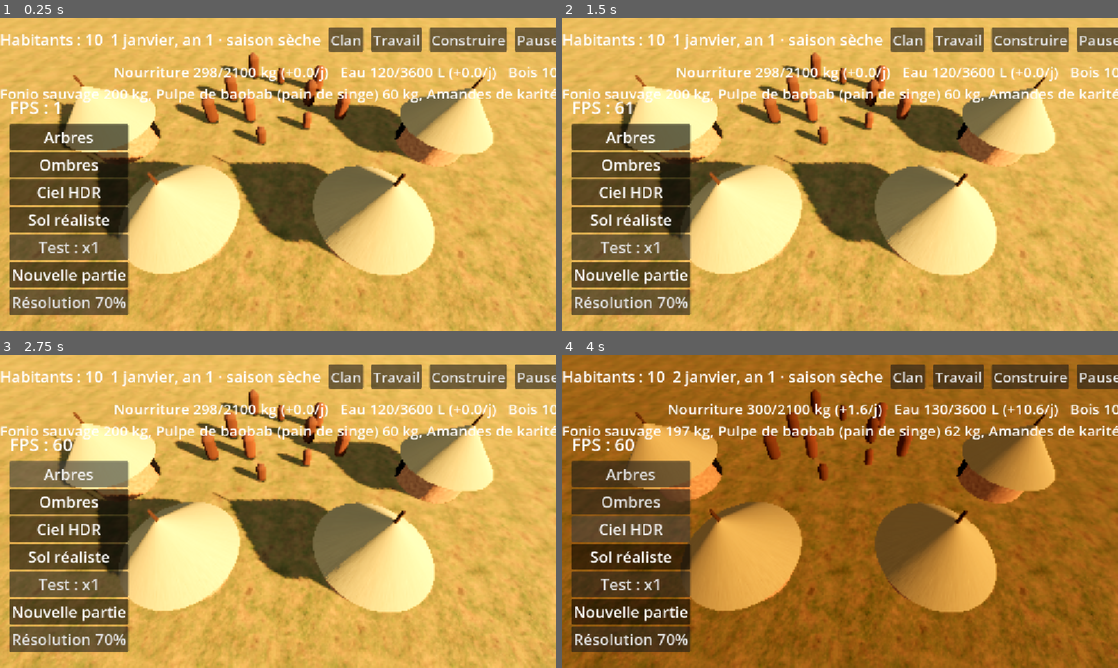
Above: before the commit, frames 1-4 (two rows, left to right).
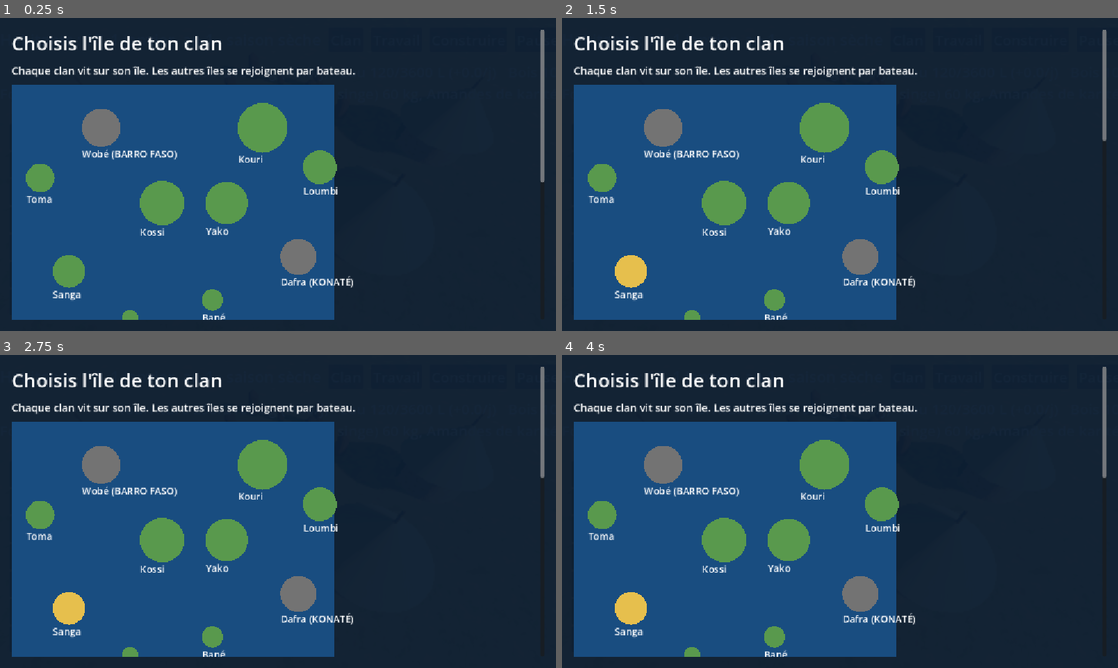
Above: after the commit, the same moments.

Repository: barroapk/faso-kanou
Game: Godot game, scene res://scenes/main.tscn
Two runs of this game, one before a commit and one after it. Both use one fixed random seed, a clock stepped at 60 frames per second and the inputs below. A sky picture missing from this copy of the repository is replaced by a grey-blue gradient.
Inputs:
- Up to frame 1 (0.25 s): no input
- Up to frame 2 (1.5 s): click "Nouvelle partie" at 0.5 s; click "Nouvelle partie" at 1.25 s
- Up to frame 3 (2.75 s): click "Arbres" at 2 s
- Up to frame 4 (4 s): click "Ombres" at 2.75 s; click "Ciel HDR" at 3.5 s

The runs differ from the first frame. In frame 1, 100% of the frame differs, in the area x 0-100%, y 0-100%; in frame 2, 100%; in frame 3, 100%; in frame 4, 100%.

Commit message:
v0.3.16 C : dix îles et écran de choix de l'île

Diff:
--- a/data/iles.json
+++ b/data/iles.json
@@ -55,6 +55,42 @@
       "littoral": {"baies": 3, "port_naturel": false},
       "richesse": {"bois": 1.5, "chasse": 1.3, "cueillette": 1.2, "pierre": 0.7, "argile": 1.1, "fer": 0.5, "or": 0.3, "sel": 0.2, "poisson": 1.2},
       "clan": "konate"
+    },
+    "toma": {
+      "nom": "Île de Toma", "forme": "delta plat de bras d'eau et de mangroves", "relief": "plaine inondable",
+      "carte": {"x": 80.0, "z": 260.0},
+      "surface_ha": 500000, "cultivable_ha": 210000, "fertilite": 1.15, "pluie_mm": 1150, "ruissellement": 0.05,
+      "eau_douce": {"rivieres": 5, "sources": 1, "nappe": "affleurante"},
+      "littoral": {"baies": 4, "port_naturel": false},
+      "richesse": {"bois": 0.8, "chasse": 0.7, "cueillette": 1.0, "pierre": 0.2, "argile": 1.5, "fer": 0.2, "or": 0.1, "sel": 1.0, "poisson": 1.5},
+      "clan": ""
+    },
+    "yako": {
+      "nom": "Île de Yako", "forme": "grande savane herbeuse, quelques collines", "relief": "savane ondulée",
+      "carte": {"x": 600.0, "z": 330.0},
+      "surface_ha": 1100000, "cultivable_ha": 380000, "fertilite": 0.9, "pluie_mm": 700, "ruissellement": 0.12,
+      "eau_douce": {"rivieres": 1, "sources": 2, "nappe": "moyenne"},
+      "littoral": {"baies": 1, "port_naturel": false},
+      "richesse": {"bois": 0.7, "chasse": 1.5, "cueillette": 0.9, "pierre": 0.9, "argile": 1.0, "fer": 0.7, "or": 0.4, "sel": 0.5, "poisson": 0.6},
+      "clan": ""
+    },
+    "kassa": {
+      "nom": "Îles de Kassa", "forme": "chapelet de petites îles rocheuses reliées à marée basse", "relief": "rochers et criques",
+      "carte": {"x": 330.0, "z": 650.0},
+      "surface_ha": 160000, "cultivable_ha": 35000, "fertilite": 0.8, "pluie_mm": 800, "ruissellement": 0.15,
+      "eau_douce": {"rivieres": 0, "sources": 3, "nappe": "moyenne"},
+      "littoral": {"baies": 9, "port_naturel": true},
+      "richesse": {"bois": 0.4, "chasse": 0.4, "cueillette": 0.7, "pierre": 1.5, "argile": 0.4, "fer": 0.3, "or": 0.2, "sel": 1.4, "poisson": 1.9},
+      "clan": ""
+    },
+    "loumbi": {
+      "nom": "Île de Loumbi", "forme": "haute île de forêt dense, falaises au nord", "relief": "hauteurs boisées",
+      "carte": {"x": 860.0, "z": 230.0},
+      "surface_ha": 700000, "cultivable_ha": 200000, "fertilite": 1.2, "pluie_mm": 1250, "ruissellement": 0.14,
+      "eau_douce": {"rivieres": 3, "sources": 6, "nappe": "peu profonde"},
+      "littoral": {"baies": 1, "port_naturel": false},
+      "richesse": {"bois": 1.7, "chasse": 1.2, "cueillette": 1.5, "pierre": 1.0, "argile": 0.8, "fer": 0.8, "or": 0.5, "sel": 0.1, "poisson": 0.8},
+      "clan": ""
     }
   }
 }
--- a/scripts/core/civilisation.gd
+++ b/scripts/core/civilisation.gd
@@ -39,6 +39,7 @@
 var caravanes
 var agriculture
 var ile_joueur := ""
+var ile_confirmee := false   # faux : l'écran de choix de l'île s'affiche
 
 func _ready() -> void:
     if not _charger(FICHIER) and not _charger(FICHIER + ".bak"):
@@ -152,6 +153,7 @@
 # Le joueur choisit son île parmi les îles libres (les rivaux ont déjà la leur).
 func nouvelle_partie(ile := "") -> void:
     ile_joueur = ile
+    ile_confirmee = ile != ""
     _nouvelle()
     _brancher()
     sauvegarder()
@@ -243,6 +245,7 @@
         "caravanes": caravanes.vers_dict(),
         "agriculture": agriculture.vers_dict(),
         "ile_joueur": ile_joueur,
+        "ile_confirmee": ile_confirmee,
     }
     var f := FileAccess.open(DOSSIER + FICHIER + ".tmp", FileAccess.WRITE)
     if f == null:
@@ -279,6 +282,7 @@
     caravanes.depuis_dict(donnees.get("caravanes", {}))
     agriculture.depuis_dict(donnees.get("agriculture", {}))
     ile_joueur = str(donnees.get("ile_joueur", agriculture.ile_id))
+    ile_confirmee = bool(donnees.get("ile_confirmee", true))
     _installer_ile()
     if donnees.has("voisins"):
         voisins = []
--- a/scripts/interface/bandeau.gd
+++ b/scripts/interface/bandeau.gd
@@ -104,6 +104,8 @@
     Civilisation.marche.evenement.connect(_afficher_message)
     Civilisation.caravanes.evenement.connect(_afficher_message)
     Civilisation.agriculture.evenement.connect(_afficher_message)
+    if not Civilisation.ile_confirmee:
+        add_child.call_deferred(preload("res://scripts/interface/choix_ile.gd").new())
     for c in Civilisation.voisins:
         c.evenement.connect(_afficher_message)
 
--- /dev/null
+++ b/scripts/interface/choix_ile.gd
@@ -0,0 +1,171 @@
+extends CanvasLayer
+
+# Écran de choix de l'île (v0.3.16 C).
+# Montré au début d'une nouvelle partie : carte de l'archipel, propriétés de
+# chaque île libre, avantages et difficultés, puis confirmation.
+# Les îles des rivaux (BARRO FASO, KONATÉ) sont sur la carte mais pas au choix.
+
+const NOMS_CLANS := {"barro_faso": "BARRO FASO", "konate": "KONATÉ"}
+
+var iles := {}
+var choix := ""
+var carte: Control
+var details: Label
+var bouton_ok: Button
+var liste: VBoxContainer
+
+func _ready() -> void:
+    layer = 20
+    iles = Civilisation.agriculture.catalogue_iles()
+    Civilisation.temps.vitesse = 0
+    var fond := ColorRect.new()
+    fond.color = Color(0.05, 0.12, 0.2, 0.97)
+    fond.set_anchors_and_offsets_preset(Control.PRESET_FULL_RECT)
+    add_child(fond)
+    var defil := ScrollContainer.new()
+    defil.set_anchors_and_offsets_preset(Control.PRESET_FULL_RECT)
+    defil.offset_left = 24
+    defil.offset_right = -24
+    defil.offset_top = 24
+    defil.offset_bottom = -24
+    add_child(defil)
+    var boite := VBoxContainer.new()
+    boite.size_flags_horizontal = Control.SIZE_EXPAND_FILL
+    boite.add_theme_constant_override("separation", 14)
+    defil.add_child(boite)
+    boite.add_child(_label("Choisis l'île de ton clan", 40))
+    boite.add_child(_label("Chaque clan vit sur son île. Les autres îles se rejoignent par bateau.", 22))
+    carte = Control.new()
+    carte.custom_minimum_size = Vector2(0, 520)
+    carte.draw.connect(_dessiner_carte)
+    carte.gui_input.connect(_toucher_carte)
+    boite.add_child(carte)
+    liste = VBoxContainer.new()
+    liste.add_theme_constant_override("separation", 8)
+    boite.add_child(liste)
+    for id in Civilisation.iles_au_choix():
+        var b := Button.new()
+        b.text = "%s — %s" % [iles[id]["nom"], iles[id]["forme"]]
+        b.add_theme_font_size_override("font_size", 24)
+        b.pressed.connect(_choisir.bind(id))
+        liste.add_child(b)
+    details = _label("Touche une île pour voir ses propriétés.", 24)
+    details.autowrap_mode = TextServer.AUTOWRAP_WORD_SMART
+    boite.add_child(details)
+    bouton_ok = Button.new()
+    bouton_ok.text = "Commencer sur cette île"
+    bouton_ok.disabled = true
+    bouton_ok.add_theme_font_size_override("font_size", 30)
+    bouton_ok.pressed.connect(_confirmer)
+    boite.add_child(bouton_ok)
+
+func _label(t: String, taille: int) -> Label:
+    var l := Label.new()
+    l.text = t
+    l.add_theme_font_size_override("font_size", taille)
+    return l
+
+# ---------- Carte ----------
+
+func _echelle() -> float:
+    return minf(carte.size.x / 900.0, carte.size.y / 700.0)
+
+func _position(ile: Dictionary) -> Vector2:
+    var e := _echelle()
+    return Vector2(float(ile["carte"]["x"]), float(ile["carte"]["z"])) * e
+
+func _rayon(ile: Dictionary) -> float:
+    # Rayon proportionnel à la vraie surface (1 ha = 0,01 km²).
+    return sqrt(float(ile["surface_ha"]) / 100.0 / PI) * _echelle()
+
+func _dessiner_carte() -> void:
+    carte.draw_rect(Rect2(Vector2.ZERO, Vector2(900, 700) * _echelle()), Color(0.1, 0.3, 0.5))
+    var police := ThemeDB.fallback_font
+    for id in iles:
+        var ile: Dictionary = iles[id]
+        var rival := str(ile.get("clan", "")) != ""
+        var couleur := Color(0.45, 0.45, 0.45) if rival else Color(0.35, 0.6, 0.3)
+        if id == choix:
+            couleur = Color(0.9, 0.75, 0.3)
+        var p := _position(ile)
+        carte.draw_circle(p, _rayon(ile), couleur)
+        var nom: String = ile["nom"].replace("Île de ", "").replace("Îles de ", "")
+        if rival:
+            nom += " (" + NOMS_CLANS.get(ile["clan"], ile["clan"]) + ")"
+        carte.draw_string(police, p + Vector2(-_rayon(ile), _rayon(ile) + 22), nom, HORIZONTAL_ALIGNMENT_LEFT, -1, 20, Color.WHITE)
+
+func _toucher_carte(ev: InputEvent) -> void:
+    var appui: bool = (ev is InputEventMouseButton and ev.pressed) or (ev is InputEventScreenTouch and ev.pressed)
+    if not appui:
+        return
+    for id in Civilisation.iles_au_choix():
+        if ev.position.distance_to(_position(iles[id])) <= _rayon(iles[id]) + 20.0:
+            _choisir(id)
+            return
+
+# ---------- Choix ----------
+
+func _choisir(id: String) -> void:
+    choix = id
+    details.text = _description(id)
+    bouton_ok.disabled = false
+    bouton_ok.text = "Commencer : %s" % iles[id]["nom"]
+    carte.queue_redraw()
+
+func _niveau(v: float) -> String:
+    if v >= 1.4:
+        return "très riche"
+    if v >= 1.1:
+        return "riche"
+    if v >= 0.8:
+        return "moyen"
+    if v >= 0.5:
+        return "pauvre"
+    return "très pauvre"
+
+func _description(id: String) -> String:
+    var i: Dictionary = iles[id]
+    var r: Dictionary = i["richesse"]
+    var e: Dictionary = i["eau_douce"]
+    var l: Dictionary = i["littoral"]
+    var t := "%s\n%s ; relief : %s.\n\n" % [i["nom"], i["forme"], i["relief"]]
+    t += "Surface : %s km² ; terres cultivables : %s ha.\n" % [_nombre(float(i["surface_ha"]) / 100.0), _nombre(float(i["cultivable_ha"]))]
+    t += "Fertilité : %s ; pluie : %d mm par an.\n" % [_niveau(float(i["fertilite"])), int(i["pluie_mm"])]
+    t += "Eau douce : %d rivière(s), %d source(s), nappe %s.\n" % [int(e["rivieres"]), int(e["sources"]), e["nappe"]]
+    t += "Côtes : %d baie(s)%s.\n\n" % [int(l["baies"]), ", port naturel" if bool(l["port_naturel"]) else ""]
+    t += "Ressources : "
+    var parts: PackedStringArray = []
+    for k in ["bois", "chasse", "cueillette", "pierre", "argile", "fer", "or", "sel", "poisson"]:
+        parts.append("%s %s" % [k, _niveau(float(r.get(k, 1.0)))])
+    t += ", ".join(parts) + ".\n\n"
+    var plus: PackedStringArray = []
+    var moins: PackedStringArray = []
+    for k in r:
+        if float(r[k]) >= 1.4:
+            plus.append(k)
+        elif float(r[k]) <= 0.4:
+            moins.append(k)
+    if float(i["fertilite"]) >= 1.1:
+        plus.append("sols fertiles")
+    elif float(i["fertilite"]) <= 0.75:
+        moins.append("sols pauvres")
+    if int(i["pluie_mm"]) >= 1000:
+        plus.append("pluies abondantes")
+    elif int(i["pluie_mm"]) <= 500:
+        moins.append("sécheresse")
+    t += "Avantages : %s.\n" % (", ".join(plus) if plus.size() > 0 else "équilibrée")
+    t += "Difficultés : %s." % (", ".join(moins) if moins.size() > 0 else "aucune grande faiblesse")
+    return t
+
+func _nombre(v: float) -> String:
+    var s := str(int(round(v)))
+    var r := ""
+    while s.length() > 3:
+        r = " " + s.substr(s.length() - 3) + r
+        s = s.substr(0, s.length() - 3)
+    return s + r
+
+func _confirmer() -> void:
+    if choix == "":
+        return
+    Civilisation.nouvelle_partie(choix)
